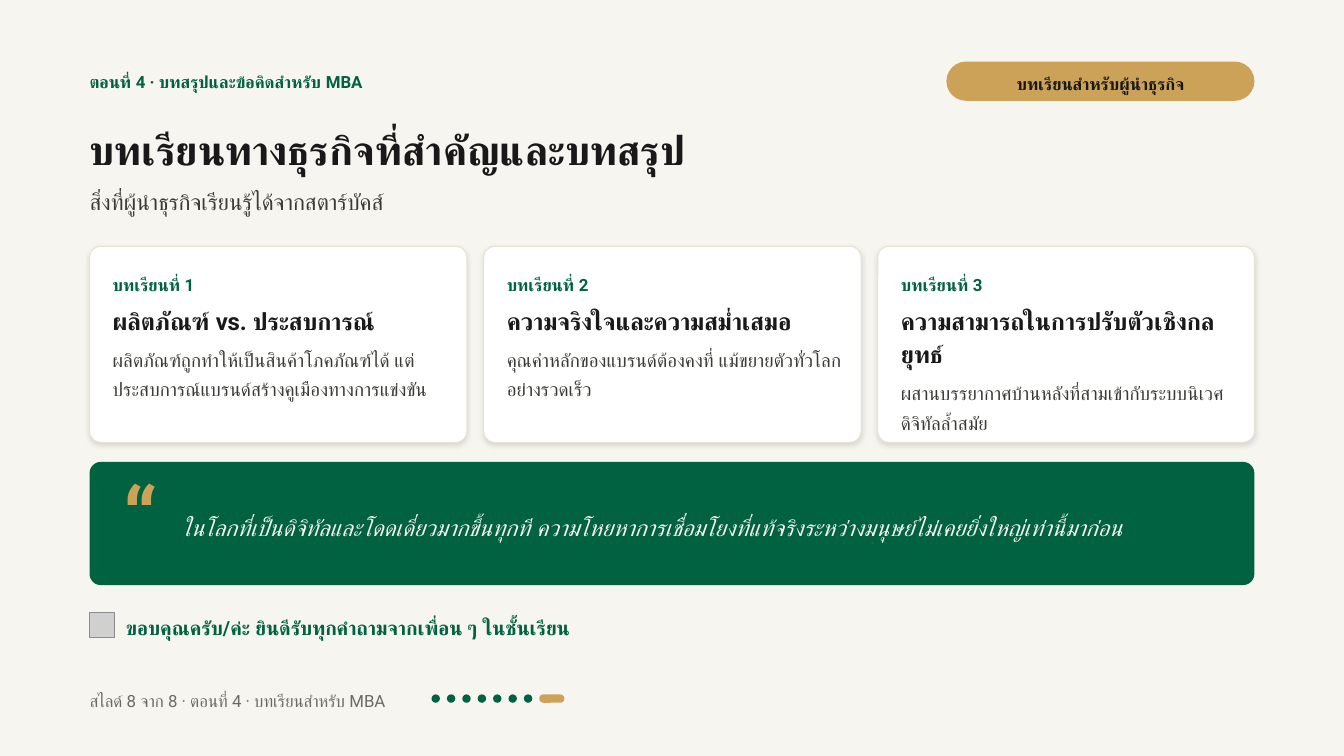
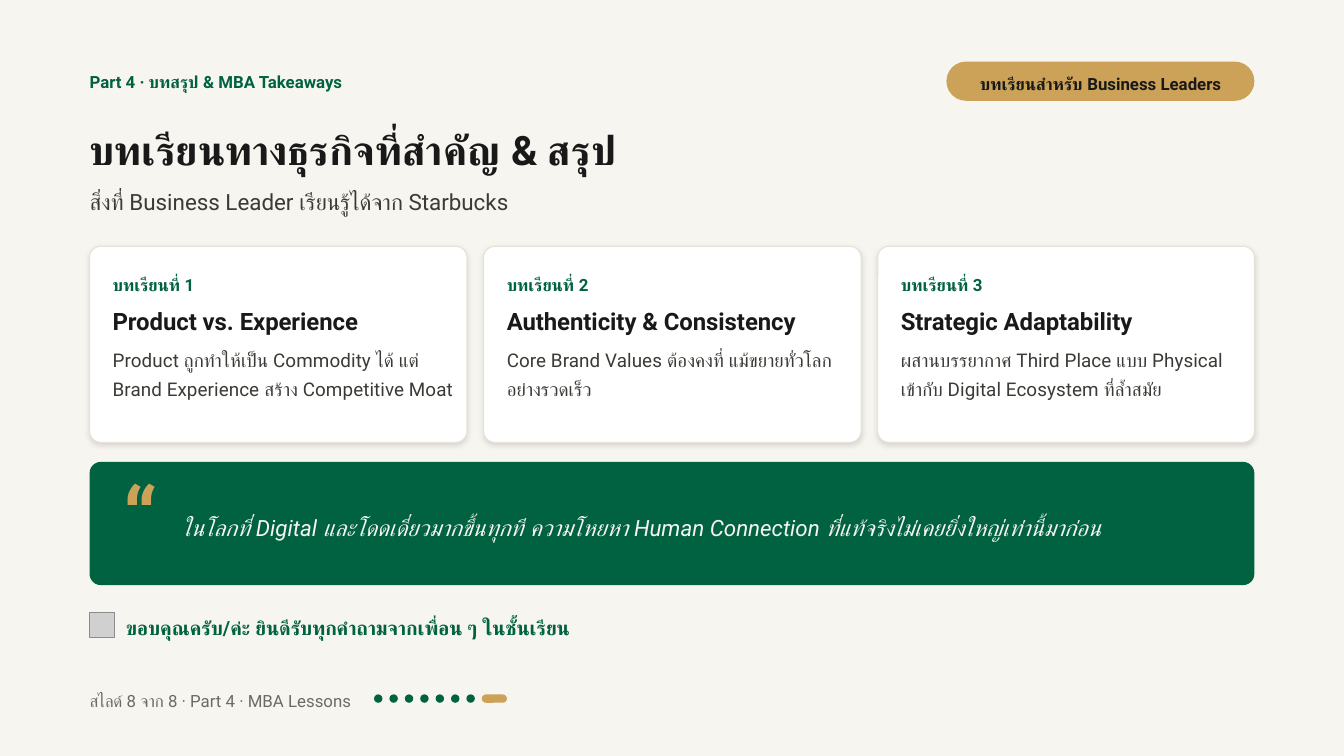
Before and after one commit to tungao06/slide-present-en, a slide deck: slide 16 of starbucks-presentation/export/Starbucks_Storytelling_Masterclass.pptx. Drawn at 1344x756 pixels with LibreOffice and Linux fonts; fonts in the diff are those of the drawing; grey boxes stand for pictures. Boxes give left, top, right and bottom in pixels: in the first picture for what was removed or moved away, otherwise in the second. Text is boxed around its words. In the diff, an @@ line names an element or a change of style, - is before the commit and + after.

```diff
--- a/starbucks-presentation/export/Starbucks_Storytelling_Masterclass.pptx
+++ b/starbucks-presentation/export/Starbucks_Storytelling_Masterclass.pptx
@@ text at [90, 75, 342, 93]: text changed @@
-ตอนที่ 4 · บทสรุปและข้อคิดสำหรับ MBA
+Part 4 · บทสรุป & MBA Takeaways
@@ text at [980, 77, 1222, 91]: text changed @@
-บทเรียนสำหรับผู้นำธุรกิจ
+บทเรียนสำหรับ Business Leaders
@@ text at [90, 133, 616, 177]: text changed @@
-บทเรียนทางธุรกิจที่สำคัญและบทสรุป
+บทเรียนทางธุรกิจที่สำคัญ & สรุป
@@ text at [90, 193, 509, 217]: text changed @@
-สิ่งที่ผู้นำธุรกิจเรียนรู้ได้จากสตาร์บัคส์
+สิ่งที่ Business Leader เรียนรู้ได้จาก Starbucks
@@ text at [113, 312, 358, 335]: text changed @@
-ผลิตภัณฑ์ vs. ประสบการณ์
+Product vs. Experience
@@ text at [507, 312, 796, 335]: text changed @@
-ความจริงใจและความสม่ำเสมอ
+Authenticity & Consistency
@@ text "Strategic Adaptability" at [901, 312, 1133, 335]: vertical alignment top to middle @@
@@ text at [901, 312, 1133, 335]: text changed @@
-ความสามารถในการปรับตัวเชิงกลยุทธ์
+Strategic Adaptability
@@ text at [113, 353, 453, 400]: text changed @@
-ผลิตภัณฑ์ถูกทำให้เป็นสินค้าโภคภัณฑ์ได้ แต่ประสบการณ์แบรนด์สร้างคูเมืองทางการแข่งขัน
+Product ถูกทำให้เป็น Commodity ได้ แต่ Brand Experience สร้าง Competitive Moat
@@ text at [507, 353, 832, 396]: text changed @@
-คุณค่าหลักของแบรนด์ต้องคงที่ แม้ขยายตัวทั่วโลกอย่างรวดเร็ว
+Core Brand Values ต้องคงที่ แม้ขยายทั่วโลกอย่างรวดเร็ว
@@ text at [901, 353, 1223, 400]: text changed @@
-ผสานบรรยากาศบ้านหลังที่สามเข้ากับระบบนิเวศดิจิทัลล้ำสมัย
+ผสานบรรยากาศ Third Place แบบ Physical เข้ากับ Digital Ecosystem ที่ล้ำสมัย
@@ text at [181, 517, 1101, 543]: text changed @@
-ในโลกที่เป็นดิจิทัลและโดดเดี่ยวมากขึ้นทุกที ความโหยหาการเชื่อมโยงที่แท้จริงระหว่างมนุษย์ไม่เคยยิ่งใหญ่เท่านี้มาก่อน
+ในโลกที่ Digital และโดดเดี่ยวมากขึ้นทุกที ความโหยหา Human Connection ที่แท้จริงไม่เคยยิ่งใหญ่เท่านี้มาก่อน
@@ text at [90, 695, 351, 707]: text changed @@
-สไลด์ 8 จาก 8 · ตอนที่ 4 · บทเรียนสำหรับ MBA
+สไลด์ 8 จาก 8 · Part 4 · MBA Lessons
@@ 5 rounded rectangles: place and size @@
-5 rounded rectangles at [431, 695, 564, 703]
+5 rounded rectangles at [374, 695, 508, 703]
@@ 3 rounded rectangles: place and size @@
-3 rounded rectangles at [448, 695, 532, 703]
+3 rounded rectangles at [390, 695, 474, 703]
```
Also in this commit, not shown: 7 other slides changed, 12 other files.
